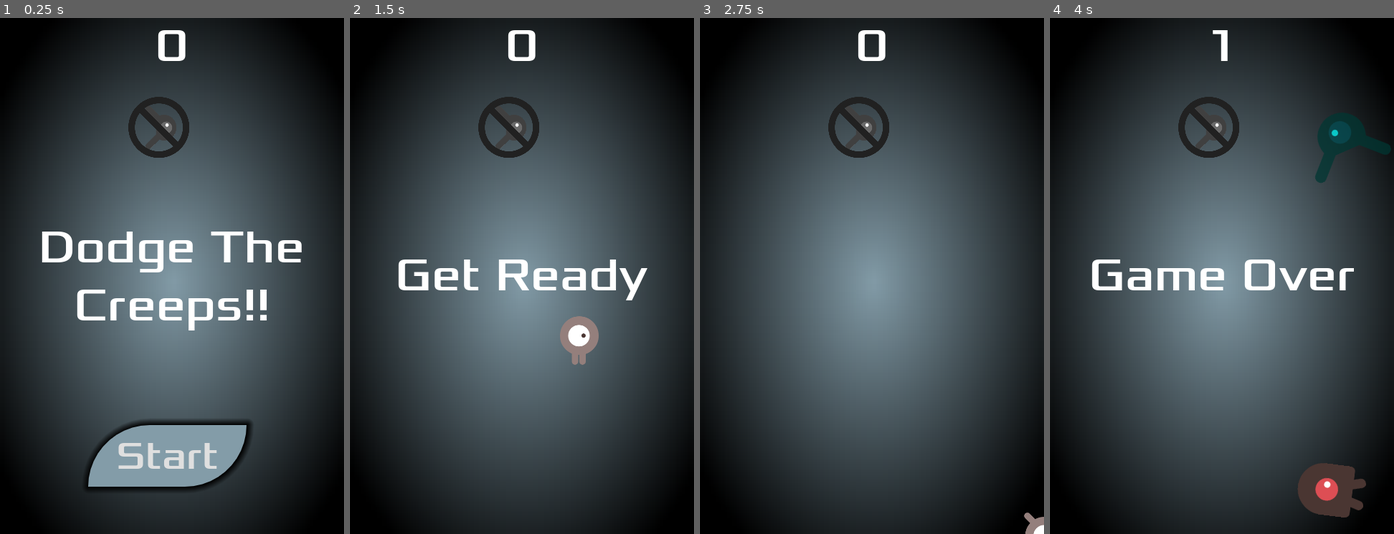
Above: before the commit, frames 1-4 (left to right).
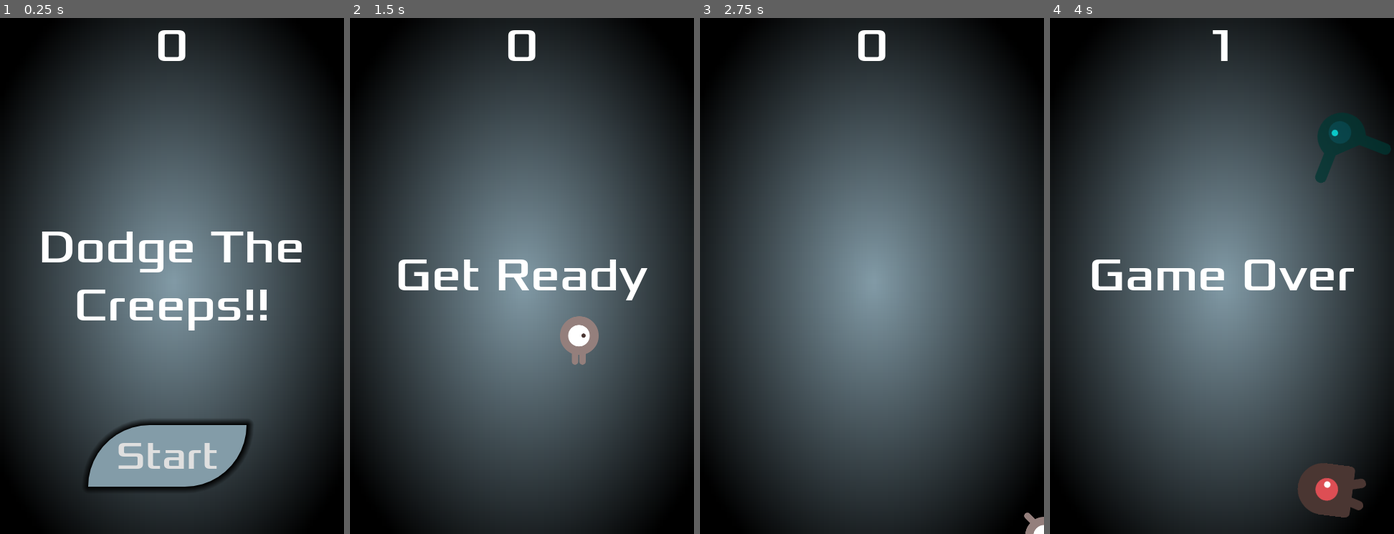
Above: after the commit, the same moments.

Repository: GoncaloGMendonca/DTC_2.0_GGM
Game: Godot game, scene res://main.tscn
Same seed, same stepped clock (60 frames per second), same inputs: the game is played once before the commit and once after it.
Inputs:
- Up to frame 1 (0.25 s): no input
- Up to frame 2 (1.5 s): click "Start" at 0.5 s; tap Enter at 1.25 s; hold D (move_right) from 1.28 s (still down)
- Up to frame 3 (2.75 s): release D (move_right) at 2.03 s; hold S (move_down) from 2.03 s (still down)
- Up to frame 4 (4 s): release S (move_down) at 2.78 s; hold D (move_right) 2.78-3.53 s; hold W (move_up) from 3.53 s (still down)

The runs differ from the first frame. In frame 1, 0.9% of the frame differs, in the area x 37-55%, y 15-28%; in frame 2, 0.9%; in frame 3, 0.9%; in frame 4, 0.9%.

Commit message:
power up base e apaga done, mais icones

Diff:
--- a/Project_Files/main.gd
+++ b/Project_Files/main.gd
@@ -2,8 +2,13 @@
 
 
 @export var mob_scene: Array[PackedScene]
+@export var powerup_scene: Array[PackedScene]
+
+
+
 var score: int
 var paused = false
+
 
 @onready var mob_timer: Timer = %MobTimer
 @onready var score_timer: Timer = %ScoreTimer
@@ -16,8 +21,7 @@
 @onready var background_music: AudioStreamPlayer = %BackgroundMusic
 @onready var pause_menu: CanvasLayer = %PauseMenu
 @onready var resume_count_down_music: AudioStreamPlayer = %Resume_CountDownMusic
-
-
+@onready var power_up_timer: Timer = %PowerUp_Timer
 
 
 ## Called when the node enters the scene tree for the first time.
@@ -56,6 +60,7 @@
 func _on_start_timer_timeout() -> void:
 	mob_timer.start()
 	score_timer.start()
+	power_up_timer.start()
 
 
 func _on_score_timer_timeout() -> void:
@@ -73,6 +78,9 @@
 	direction += randf_range(-PI / 4, PI / 4)
 
 	mob.spawn(mob_spawn_location.position, direction)
+
+
+
 
 #	mob.position = mob_spawn_location.position
 #	mob.rotation = direction
@@ -95,10 +103,14 @@
 
 
 func _on_pause_menu_bmusic() -> void:
-	if background_music.playing:
-		background_music.stop()
-	else:
-		background_music.play()
+	background_music.stop()
+
+#	if background_music.playing:
+#		pass
+#		print("STOP MUSICA")
+#	else:
+#		background_music.play()
+#		print("PLAY MUSICA")
 
 func _on_pause_menu_bresume() -> void:
 	pause_menu.hide()
@@ -109,3 +121,12 @@
 	await get_tree().create_timer(wait_time).timeout
 	print("PASSOU")
 	get_tree().paused = false
+
+
+func _on_power_up_timer_timeout() -> void:
+	print("NASCEU")
+	var powerup_instance: Node = powerup_scene.pick_random().instantiate()
+	# Set the power-up's position within the game area
+	powerup_instance.position = Vector2(randf_range(0, 480), randf_range(0, 720))
+	# Add the power-up to the scene
+	add_child(powerup_instance)
--- a/Project_Files/main.tscn
+++ b/Project_Files/main.tscn
@@ -8,7 +8,7 @@
 [ext_resource type="PackedScene" uid="uid://c1tcfnli7nq87" path="res://mob_3.tscn" id="4_c0qk0"]
 [ext_resource type="PackedScene" uid="uid://cye0s46cc8x5p" path="res://hud.tscn" id="4_eq05k"]
 [ext_resource type="AudioStream" uid="uid://cfvn2wxhhw5qr" path="res://assets/SFX_Music/DTK_GameOver_SFX.wav" id="7_gf1d4"]
-[ext_resource type="PackedScene" uid="uid://b7fh8th338bkk" path="res://power_up_base.tscn" id="7_vmy47"]
+[ext_resource type="PackedScene" uid="uid://l2drlav3wnp2" path="res://power_up_clear_enemy.tscn" id="7_jrqqu"]
 [ext_resource type="PackedScene" uid="uid://bxejwk81bmim2" path="res://pause_menu.tscn" id="7_yav6b"]
 [ext_resource type="AudioStream" uid="uid://2bbih2hbwec4" path="res://assets/SFX_Music/DTK_Background_Music.ogg" id="8_38n0k"]
 [ext_resource type="AudioStream" uid="uid://yuw0weotcff" path="res://assets/SFX_Music/countdown_Sound.wav" id="8_lo7sn"]
@@ -31,6 +31,7 @@
 [node name="Main" type="Node"]
 script = ExtResource("1_teuwr")
 mob_scene = Array[PackedScene]([ExtResource("2_pkd7r"), ExtResource("3_duhur"), ExtResource("4_c0qk0"), ExtResource("3_tsr44")])
+powerup_scene = Array[PackedScene]([ExtResource("7_jrqqu")])
 
 [node name="TextureRect" type="TextureRect" parent="."]
 anchors_preset = 15
@@ -39,6 +40,10 @@
 grow_horizontal = 2
 grow_vertical = 2
 texture = SubResource("GradientTexture2D_3o8t1")
+
+[node name="PowerUp_Timer" type="Timer" parent="."]
+unique_name_in_owner = true
+wait_time = 20.0
 
 [node name="MobTimer" type="Timer" parent="."]
 unique_name_in_owner = true
@@ -51,9 +56,6 @@
 unique_name_in_owner = true
 wait_time = 2.0
 one_shot = true
-
-[node name="PowerUp_Timer" type="Timer" parent="."]
-wait_time = 20.0
 
 [node name="StartPosition" type="Marker2D" parent="."]
 unique_name_in_owner = true
@@ -68,9 +70,6 @@
 [node name="MobSpawnLocation" type="PathFollow2D" parent="MobPath"]
 unique_name_in_owner = true
 position = Vector2(0, -8)
-
-[node name="powerUp_base" parent="." instance=ExtResource("7_vmy47")]
-position = Vector2(177, 108)
 
 [node name="HUD" parent="." instance=ExtResource("4_eq05k")]
 unique_name_in_owner = true
@@ -94,12 +93,10 @@
 unique_name_in_owner = true
 stream = ExtResource("8_lo7sn")
 
-[node name="PowerUp_Spawner" type="Node" parent="."]
-
+[connection signal="timeout" from="PowerUp_Timer" to="." method="_on_power_up_timer_timeout"]
 [connection signal="timeout" from="MobTimer" to="." method="_on_mob_timer_timeout"]
 [connection signal="timeout" from="ScoreTimer" to="." method="_on_score_timer_timeout"]
 [connection signal="timeout" from="StartTimer" to="." method="_on_start_timer_timeout"]
-[connection signal="timeout" from="PowerUp_Timer" to="." method="_on_power_up_timer_timeout"]
 [connection signal="hit" from="Player" to="." method="game_over"]
 [connection signal="start_game" from="HUD" to="." method="new_game"]
 [connection signal="bmusic" from="PauseMenu" to="." method="_on_pause_menu_bmusic"]
--- a/Project_Files/mob_2.tscn
+++ b/Project_Files/mob_2.tscn
@@ -4,5 +4,4 @@
 [ext_resource type="Script" path="res://mob_2.gd" id="2_cv7m0"]
 
 [node name="Mob2" instance=ExtResource("1_ltghb")]
-collision_mask = 0
 script = ExtResource("2_cv7m0")
--- a/Project_Files/mob_3.tscn
+++ b/Project_Files/mob_3.tscn
@@ -5,5 +5,4 @@
 
 [node name="Mob3" instance=ExtResource("1_jk8ju")]
 modulate = Color(0, 1, 1, 1)
-collision_mask = 0
 script = ExtResource("2_phajt")
--- a/Project_Files/mob_4.tscn
+++ b/Project_Files/mob_4.tscn
@@ -5,6 +5,5 @@
 
 [node name="Mob4" instance=ExtResource("1_1penl")]
 modulate = Color(0, 0.831373, 0.384314, 1)
-collision_mask = 0
 freeze_mode = 1
 script = ExtResource("2_k617u")
--- a/Project_Files/power_up_base.gd
+++ b/Project_Files/power_up_base.gd
@@ -6,7 +6,14 @@
 
 
 func _on_area_shape_entered(area_rid: RID, area: Area2D, area_shape_index: int, local_shape_index: int) -> void:
-	print("AADA") # Replace with function body.
-#	if body is Area2d:
-	get_tree().call_group("mob","queue_free")
-	queue_free()
+	print("BASE") # Replace with function body.
+##	if body is Area2d:
+#	get_tree().call_group("mob","queue_free")
+#	queue_free()
+	powerup_activated()
+
+
+#	score *= 2
+
+func powerup_activated() -> void:
+	pass
--- a/Project_Files/power_up_base.tscn
+++ b/Project_Files/power_up_base.tscn
@@ -1,25 +1,24 @@
 [gd_scene load_steps=4 format=3 uid="uid://b7fh8th338bkk"]
 
 [ext_resource type="Script" path="res://power_up_base.gd" id="1_lcv2x"]
-[ext_resource type="Texture2D" uid="uid://dv6hknmm6imeq" path="res://assets/art/Icons/Erased_Creeps.png" id="2_ycqpp"]
+[ext_resource type="Texture2D" uid="uid://cv64ycogsb4jg" path="res://assets/art/Icons/Power_up_Base.png" id="2_adb71"]
 
-[sub_resource type="RectangleShape2D" id="RectangleShape2D_vrte4"]
-size = Vector2(98, 102)
+[sub_resource type="CircleShape2D" id="CircleShape2D_n0a8j"]
+radius = 45.0444
 
-[node name="powerUp_base" type="Area2D"]
+[node name="PowerUp_base" type="Area2D"]
 script = ExtResource("1_lcv2x")
+
+[node name="TextureRect" type="TextureRect" parent="."]
+offset_left = -1.0
+offset_top = 1.0
+offset_right = 511.0
+offset_bottom = 513.0
+scale = Vector2(0.175, 0.175)
+texture = ExtResource("2_adb71")
 
 [node name="CollisionShape2D" type="CollisionShape2D" parent="."]
 position = Vector2(44, 46)
-shape = SubResource("RectangleShape2D_vrte4")
-
-[node name="TextureRect" type="TextureRect" parent="."]
-offset_right = 512.0
-offset_bottom = 512.0
-scale = Vector2(0.175, 0.175)
-texture = ExtResource("2_ycqpp")
-
-[node name="Timer" type="Timer" parent="."]
-wait_time = 10.0
+shape = SubResource("CircleShape2D_n0a8j")
 
 [connection signal="area_shape_entered" from="." to="." method="_on_area_shape_entered"]
--- /dev/null
+++ b/Project_Files/power_up_clear_enemy.gd
@@ -0,0 +1,7 @@
+extends "res://power_up_base.gd"
+
+
+func powerup_activated() -> void:
+	print("APAGA")
+	get_tree().call_group("mob","queue_free")
+	queue_free()
--- /dev/null
+++ b/Project_Files/power_up_clear_enemy.tscn
@@ -0,0 +1,11 @@
+[gd_scene load_steps=4 format=3 uid="uid://l2drlav3wnp2"]
+
+[ext_resource type="PackedScene" uid="uid://b7fh8th338bkk" path="res://power_up_base.tscn" id="1_04gij"]
+[ext_resource type="Script" path="res://power_up_clear_enemy.gd" id="2_y34u0"]
+[ext_resource type="Texture2D" uid="uid://dv6hknmm6imeq" path="res://assets/art/Icons/Erased_Creeps.png" id="3_33nj0"]
+
+[node name="PowerUp_ClearEnemy" instance=ExtResource("1_04gij")]
+script = ExtResource("2_y34u0")
+
+[node name="TextureRect" parent="." index="0"]
+texture = ExtResource("3_33nj0")
--- /dev/null
+++ b/Project_Files/power_up_double_points.gd
@@ -0,0 +1,5 @@
+extends "res://power_up_base.gd"
+
+
+func powerup_activated() -> void:
+	pass
--- /dev/null
+++ b/Project_Files/power_up_double_points.tscn
@@ -0,0 +1,7 @@
+[gd_scene load_steps=3 format=3 uid="uid://dhnkn610tuh6p"]
+
+[ext_resource type="PackedScene" uid="uid://b7fh8th338bkk" path="res://power_up_base.tscn" id="1_882lp"]
+[ext_resource type="Script" path="res://power_up_double_points.gd" id="2_fqxqb"]
+
+[node name="PowerUp_DoublePoints" instance=ExtResource("1_882lp")]
+script = ExtResource("2_fqxqb")
Binary file added: Project_Files/assets/art/Icons/Power_up_Base.png
Not shown, added: Project_Files/assets/art/Icons/Power_up_Base.png.import
